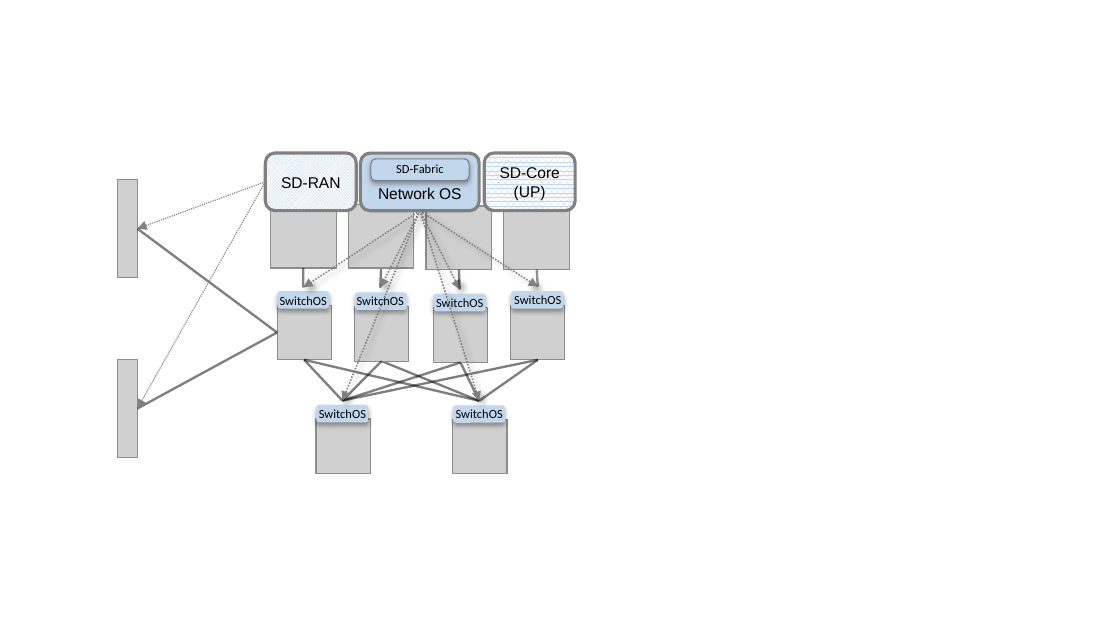
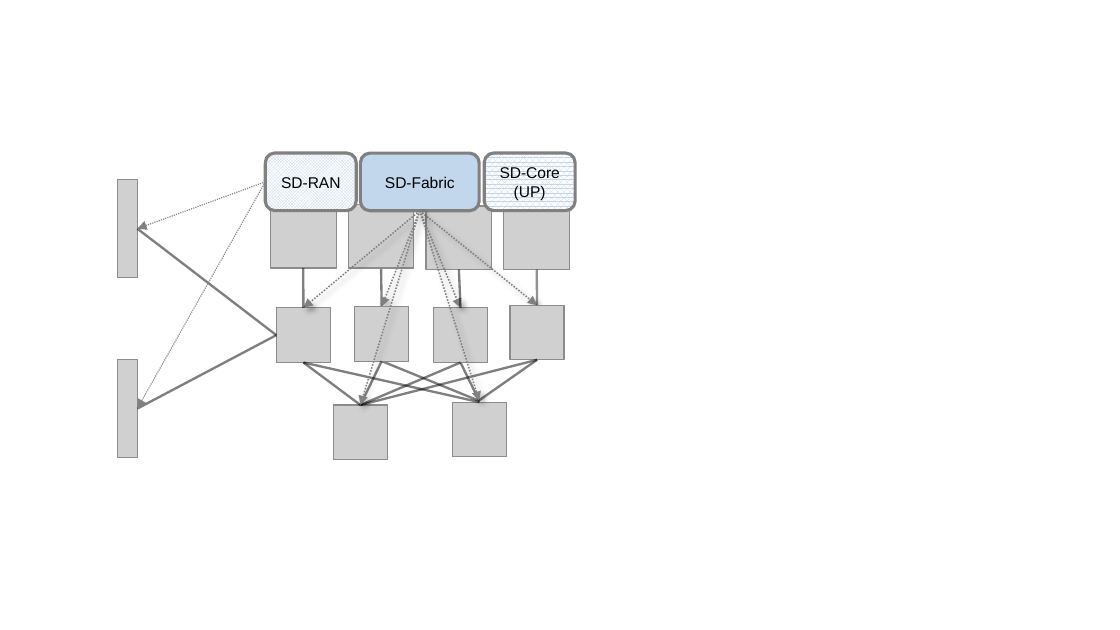
Before and after one commit to SystemsApproach/private5g, a slide deck: slide 5 of figures/ops/figures.pptx (slide 3 before the commit). Drawn at 1120x630 pixels with LibreOffice and Linux fonts; fonts in the diff are those of the drawing; grey boxes stand for pictures. Boxes give left, top, right and bottom in pixels: in the first picture for what was removed or moved away, otherwise in the second. Text is boxed around its words. In the diff, an @@ line names an element or a change of style, - is before the commit and + after.

```diff
--- a/figures/ops/figures.pptx
+++ b/figures/ops/figures.pptx
@@ rounded rectangle "SD-Fabric": place and size @@
-rounded rectangle "SD-Fabric" at bbox=[371, 159, 469, 180]
+rounded rectangle "SD-Fabric" at bbox=[361, 153, 479, 211]
@@ rounded rectangle "SD-Fabric" at bbox=[361, 153, 479, 211]: size 8 to 10 pt, font Calibri to Arial; line spacing 0.8 to 1; outline #808080 0.75 pt to #808080 2 pt; shadow off; proportions changed @@
@@ rounded rectangle removed at bbox=[361, 153, 479, 211] @@
-Network OS
@@ arrow moved from (420, 211) - (304, 288) to (420, 211) - (304, 308) @@
@@ arrow moved from (420, 211) - (343, 401) to (420, 211) - (361, 405) @@
@@ arrow moved from (420, 211) - (380, 288) to (420, 211) - (382, 307) @@
@@ arrow moved from (420, 211) - (538, 287) to (420, 211) - (538, 305) @@
@@ arrow moved from (420, 211) - (459, 289) to (420, 211) - (460, 308) @@
@@ line moved from (304, 288) - (304, 268) to (304, 308) - (304, 268) @@
@@ line moved from (380, 288) - (381, 268) to (382, 307) - (381, 268) @@
@@ rounded rectangle removed at bbox=[278, 291, 329, 309] @@
@@ text removed at bbox=[280, 296, 327, 309] @@
-SwitchOS
@@ rounded rectangle removed at bbox=[355, 292, 407, 310] @@
@@ text removed at bbox=[357, 296, 404, 309] @@
-SwitchOS
@@ rounded rectangle removed at bbox=[433, 293, 485, 311] @@
@@ text removed at bbox=[436, 296, 483, 310] @@
-SwitchOS
@@ line moved from (459, 289) - (459, 270) to (460, 308) - (459, 270) @@
@@ rounded rectangle removed at bbox=[511, 291, 563, 309] @@
@@ text removed at bbox=[514, 295, 561, 304] @@
-SwitchOS
@@ line moved from (538, 287) - (536, 270) to (538, 305) - (536, 270) @@
@@ line moved from (479, 401) - (305, 360) to (479, 402) - (304, 363) @@
@@ line moved from (343, 401) - (305, 360) to (361, 405) - (304, 363) @@
@@ line moved from (343, 401) - (538, 360) to (361, 405) - (538, 360) @@
@@ line moved from (343, 401) - (460, 363) to (361, 405) - (460, 363) @@
@@ line moved from (343, 401) - (382, 361) to (361, 405) - (382, 361) @@
@@ rounded rectangle removed at bbox=[316, 405, 367, 423] @@
@@ text removed at bbox=[319, 409, 366, 418] @@
-SwitchOS
@@ picture: place and size @@
-picture at bbox=[316, 419, 370, 474]
+picture at bbox=[334, 405, 388, 460]
@@ picture: place and size @@
-picture at bbox=[452, 419, 506, 474]
+picture at bbox=[452, 402, 506, 457]
@@ rounded rectangle removed at bbox=[454, 405, 505, 423] @@
@@ text removed at bbox=[456, 409, 503, 418] @@
-SwitchOS
```
Also in this commit, not shown: 3 other slides changed, 2 slides added, 1 slide removed, 11 other files.
